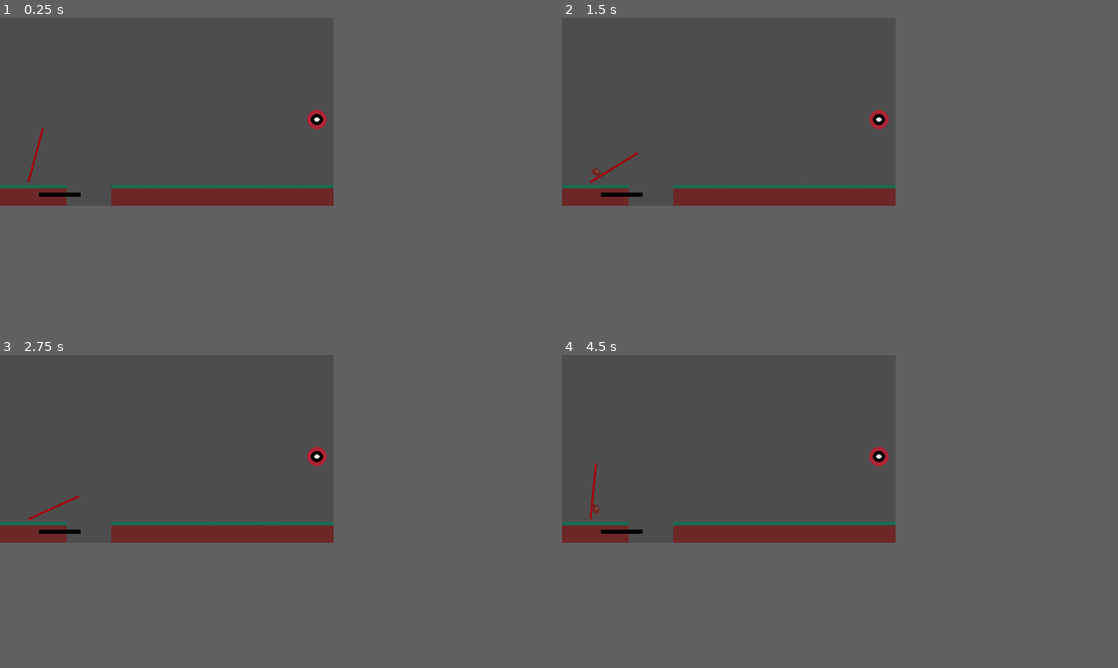
Above: before the commit, frames 1-4 (two rows, left to right).
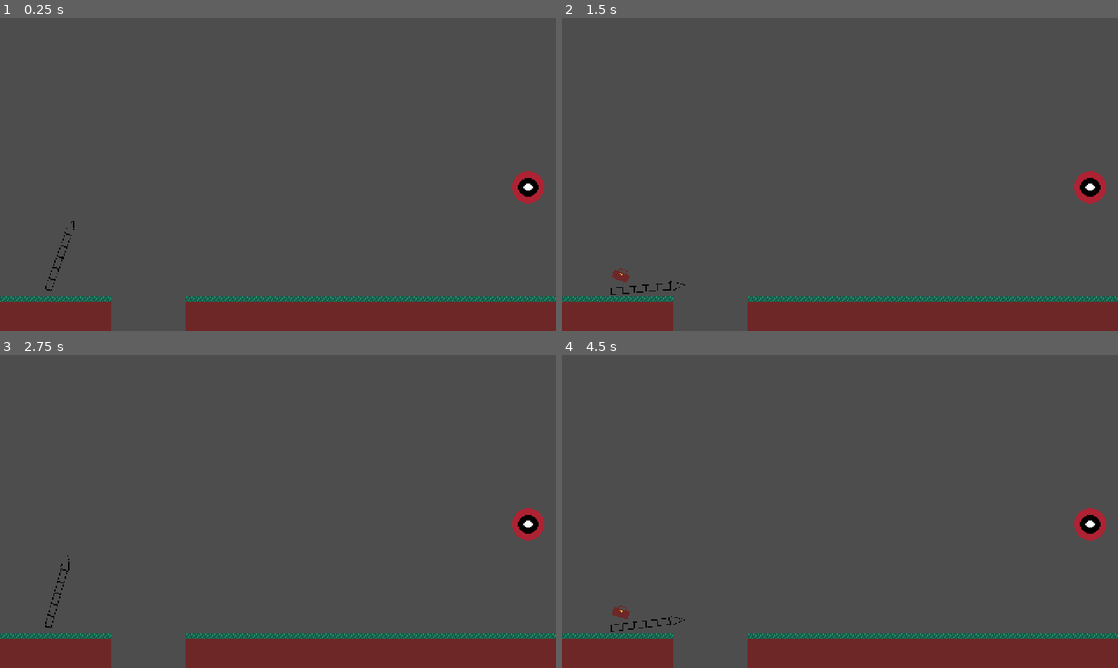
Above: after the commit, the same moments.

Repository: VarnCc/koffer
Game: Godot game, scene res://main.tscn
Two runs of this game, one before a commit and one after it. Both use one fixed random seed, a clock stepped at 60 frames per second and the inputs below.
Inputs:
- Up to frame 1 (0.25 s): no input
- Up to frame 2 (1.5 s): tap Space (shoot) at 0.6, 1.35 s
- Up to frame 3 (2.75 s): tap Space (shoot) at 2.1 s
- Up to frame 4 (4.5 s): tap Space (shoot) at 2.85, 3.6, 4.35 s
In our replay, the window is 480x270 before the commit and 800x450 after it. These sizes can differ from the game's own. Grey fills any space a smaller window leaves; there, only what the larger window draws over its background counts as a difference.

The runs differ from the first frame. In frame 1, 14% of the frame differs, in the area x 0-100%, y 29-100%; in frame 2, 14%; in frame 3, 14%; in frame 4, 14%.

Commit message:
Added Power in Arrow

Diff:
--- a/player.gd
+++ b/player.gd
@@ -1,20 +1,21 @@
 extends Node2D
+
+@onready var fill_mat: ShaderMaterial = $AimArrow/FillArrowMask.material as ShaderMaterial
 
 signal shot_request(locked_direction, powering_value)
 
 var aim_value = 0.0
 var aim_direction = 1.0
-var aim_speed = 1.0/2.0
+var aim_speed = 0.75
 var aim_locked := false
 var aim_locked_value = 0.0
 
 var power_value = 0.0
-var power_speed = 1.0/2.5
+var power_speed = 1.0
 var power_direction = 1.0
 var powering_value = 0.0
 
 var locked_direction: Vector2 = Vector2.ZERO
-
 
 # Called when the node enters the scene tree for the first time.
 func _ready() -> void:
@@ -50,8 +51,6 @@
 				power_value = 1.0
 				power_direction = -1.0
 
-			print ("Power: ", power_value)
-
 		if Input.is_action_just_released("shoot") and aim_locked:
 			powering_value = power_value
 			emit_signal("shot_request", locked_direction, powering_value)
@@ -67,9 +66,10 @@
 			show_direction = Vector2(cos(angle), -sin(angle))
 		else:
 			show_direction = locked_direction
-		$AimLine.points =[Vector2.ZERO, show_direction.normalized() * 80]
+		$AimArrow.rotation = show_direction.angle()
 
-		$PowerBarBG/PowerBar.size.x = 60 * power_value
+		#$PowerBarBG/PowerBar.size.x = 60 * power_value
+		fill_mat.set_shader_parameter("power", power_value if aim_locked else 0.0)
 
 func angle_calculat():
 	var angle = 85 - (aim_locked_value * (85 -5))
--- /dev/null
+++ b/player.gdshader
@@ -0,0 +1,27 @@
+shader_type canvas_item;
+
+uniform float power : hint_range(0.0, 1.0) = 0.0;
+
+void vertex() {
+	// Called for every vertex the material is visible on.
+}
+
+void fragment() {
+	vec4 m = texture(TEXTURE, UV);
+
+	float visible = 0.0;
+
+	if (m.a > 0.01 && UV.x <= power) {
+		visible = 1.0;
+	}
+
+	vec3 col = mix(vec3(0.0, 1.0, 0.0), vec3(1.0, 0.0, 0.0), UV.x);
+
+	COLOR = vec4(col * visible, m.a * visible);
+
+}
+
+//void light() {
+//	// Called for every pixel for every light affecting the CanvasItem.
+//	// Uncomment to replace the default light processing function with this one.
+//}
--- a/player.tscn
+++ b/player.tscn
@@ -1,6 +1,15 @@
 [gd_scene format=3 uid="uid://dnw3s77wmc1f0"]
 
 [ext_resource type="Script" uid="uid://b6lajc02pfjcr" path="res://player.gd" id="1_4flbx"]
+[ext_resource type="Shader" uid="uid://jaxnkghh0d7v" path="res://player.gdshader" id="2_hqtel"]
+[ext_resource type="Texture2D" uid="uid://b4ox3u16f1iki" path="res://Assets/Sprites/Player/Aim_Arrow_Mask_64x16.png" id="2_i3pqv"]
+[ext_resource type="Texture2D" uid="uid://rqpcxwsixjsx" path="res://Assets/Sprites/Player/Aim_Arrow_64x16.png" id="2_onrkg"]
+
+[sub_resource type="ShaderMaterial" id="ShaderMaterial_sweqy"]
+shader = ExtResource("2_hqtel")
+shader_parameter/power = 0.0
+
+[sub_resource type="ShaderMaterial" id="ShaderMaterial_i3pqv"]
 
 [node name="Player" type="Node2D" unique_id=343612898]
 position = Vector2(41, 236)
@@ -11,14 +20,17 @@
 width = 3.0
 default_color = Color(0.64405835, 0, 0.060129456, 1)
 
-[node name="PowerBarBG" type="ColorRect" parent="." unique_id=114138883]
-offset_left = 15.0
-offset_top = 15.0
-offset_right = 75.0
-offset_bottom = 21.0
-color = Color(0, 0, 0, 1)
+[node name="AimArrow" type="Node2D" parent="." unique_id=2059573094]
 
-[node name="PowerBar" type="ColorRect" parent="PowerBarBG" unique_id=358270416]
-layout_mode = 0
-offset_bottom = 6.0
-color = Color(0, 0.5943392, 0.03180576, 1)
+[node name="FillArrowMask" type="Sprite2D" parent="AimArrow" unique_id=1771500730]
+material = SubResource("ShaderMaterial_sweqy")
+position = Vector2(33, 0)
+scale = Vector2(1, 0.5)
+texture = ExtResource("2_i3pqv")
+
+[node name="AimArrowSprite" type="Sprite2D" parent="AimArrow" unique_id=1055737319]
+texture_filter = 1
+material = SubResource("ShaderMaterial_i3pqv")
+position = Vector2(33, 0)
+scale = Vector2(1, 0.5)
+texture = ExtResource("2_onrkg")
--- a/project.godot
+++ b/project.godot
@@ -19,6 +19,10 @@
 
 window/size/viewport_width=480
 window/size/viewport_height=270
+window/size/window_width_override=1920
+window/size/window_height_override=1080
+window/stretch/mode="canvas_items"
+window/stretch/scale_mode="integer"
 
 [input]
 
Binary file added: Assets/Sprites/Player/Aim_Arrow_Mask_64x16.png
Not shown, added: Assets/Sprites/Player/Aim_Arrow_Mask_64x16.png.import
Not shown, added: player.gdshader.uid
